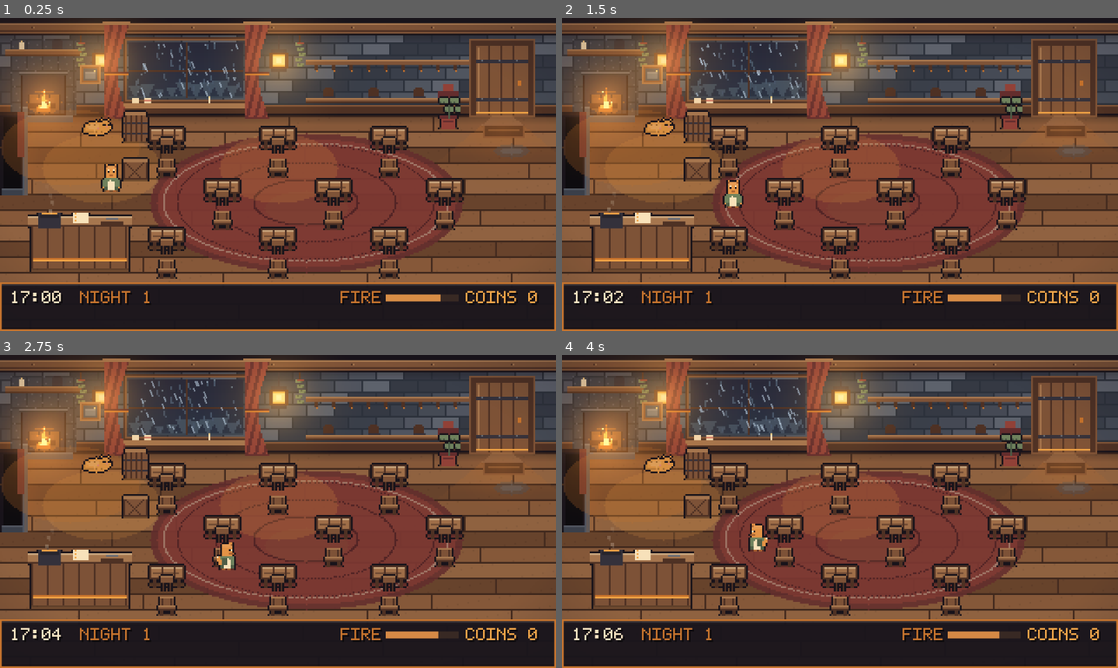
Above: before the commit, frames 1-4 (two rows, left to right).
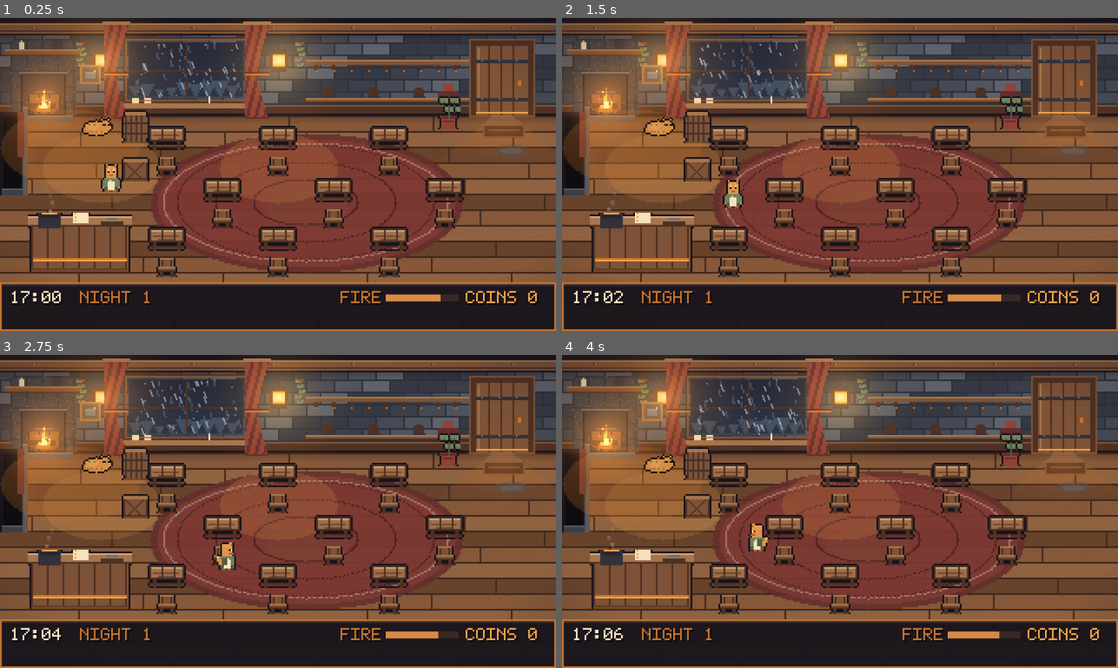
Above: after the commit, the same moments.

Repository: Web-mc1/Nine-Coats
Game: Godot game, scene res://scenes/Main.tscn
The game is run twice, just before and just after one commit, with the same random seed, the same clock (stepped at 60 frames per second) and the same inputs.
Inputs:
- Up to frame 1 (0.25 s): no input
- Up to frame 2 (1.5 s): tap Enter at 0.5, 1.35 s; hold D 0.53-1.28 s; hold E 0.53-1.28 s; tap Space at 0.77 s; hold S from 1.28 s (still down)
- Up to frame 3 (2.75 s): tap Space at 1.52 s; release S at 2.03 s; hold D from 2.03 s (still down); hold E from 2.03 s (still down)
- Up to frame 4 (4 s): release D at 2.78 s; release E at 2.78 s; hold W 2.78-3.53 s; tap Enter at 2.85 s; tap Space at 3.02, 3.5, 3.77 s; hold A from 3.53 s (still down); hold E from 3.53 s (still down)

The runs differ from the first frame. In frame 1, 2.2% of the frame differs, in the area x 28-82%, y 37-84%; in frame 2, 2.2%; in frame 3, 2.1%; in frame 4, 2.2%.

Commit message:
Give each table one chair instead of a chair and a stool
Every seat already had a stool from the first build, and the new chair was
placed just behind it, so each table read as two chairs stacked. The stool is
gone and the chair now sits exactly where the guest sits, so its back rests
behind them rather than over their lap.

Generated with Codebuff
Co-Authored-By: Codebuff <noreply@codebuff.com>

Diff:
--- a/scripts/Main.gd
+++ b/scripts/Main.gd
@@ -285,9 +285,9 @@
 	for i in range(TABLES.size()):
 		var p: Vector2 = TABLES[i]
 		_add_prop(Art.make_table(), p, tap_root)
-		_add_prop(Art.make_stool(), p + Vector2(0.0, 2.0), tap_root)
-		# a chair pulled out at every seat
-		_add_prop(Art.make_chair(), p + SEAT_OFFSET + Vector2(0.0, 1.0), tap_root)
+		# one chair at every seat, sitting exactly where the guest sits so the
+		# back reads as being behind them
+		_add_prop(Art.make_chair(), p + SEAT_OFFSET, tap_root)
 		_obstacles_tap.append(Rect2(p.x - 11.0, p.y - 9.0, 22.0, 11.0))
 
 	for t in [0, 4, 8]:
--- a/tools/preview.gd
+++ b/tools/preview.gd
@@ -54,9 +54,8 @@
 
 	for i in range(TABLES.size()):
 		var t: Vector2 = TABLES[i]
-		_blit_base(img, Art.make_chair(), t + SEAT_OFFSET + Vector2(0.0, 1.0))
+		_blit_base(img, Art.make_chair(), t + SEAT_OFFSET)
 		_blit_base(img, Art.make_table(), t)
-		_blit_base(img, Art.make_stool(), t + Vector2(0.0, 2.0))
 
 	for c in [0, 4, 8]:
 		_blit_base(img, Art.make_candle(), TABLES[c] + Vector2(0.0, -6.0))
